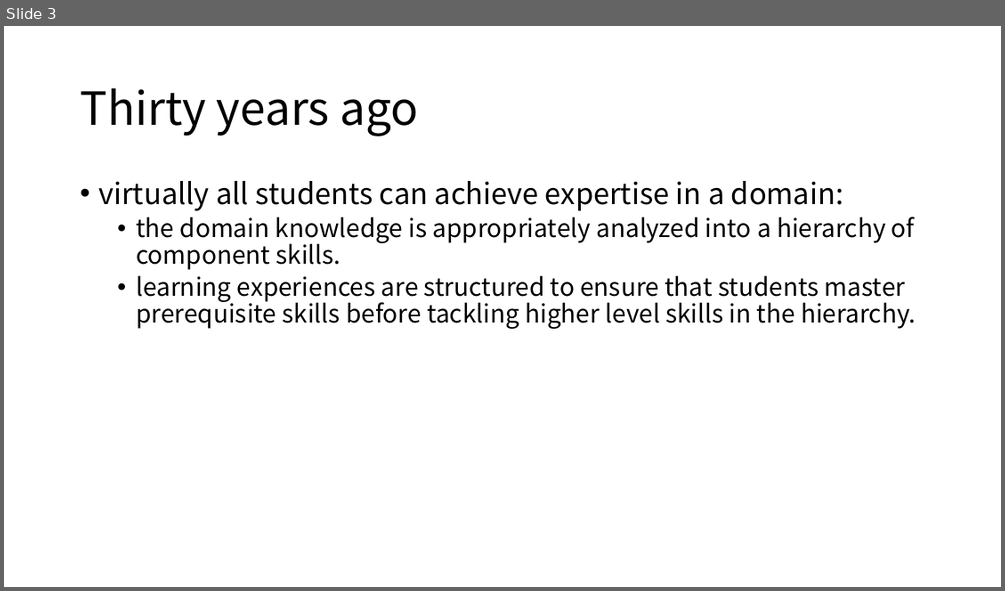
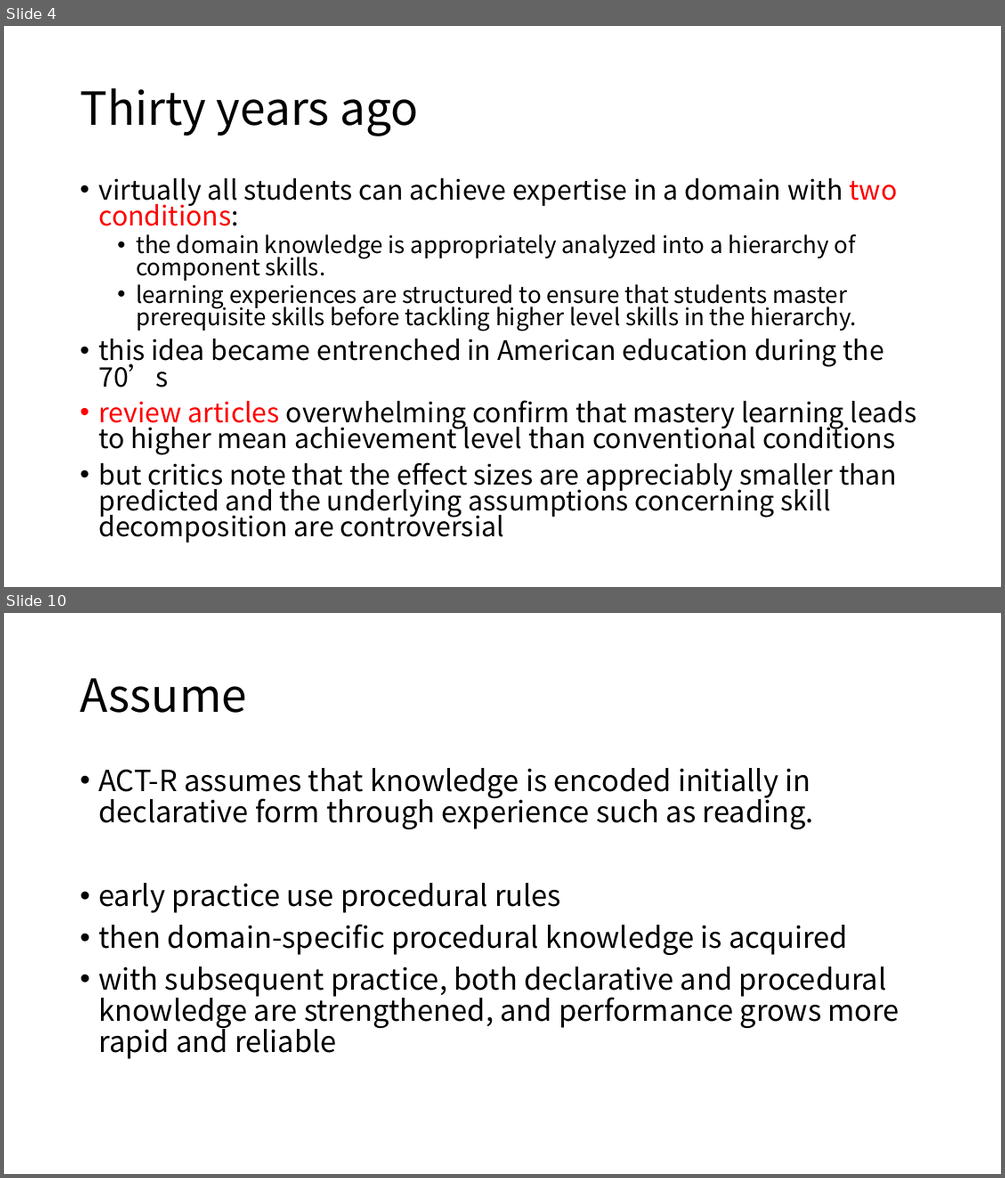
Before and after one commit to cloudspurs/klz, a slide deck: computer_science/statistics/model/hmm/bkt/papers/knowledge_tracing_modeling_the_acquisition_of_procedural_knowledge.pptx. Shown one above the other, each under a label of ours: slide 3 before the commit, slides 4 and 10 after it; the slides between them are not shown. The pictures are 1005x591 and 1005x1178 pixels, drawn with LibreOffice and Linux fonts; fonts in the diff are those of the drawing. Boxes give left, top, right and bottom in pixels: in the first picture for what was removed or moved away, otherwise in the second. Text is boxed around its words. In the diff, an @@ line names an element or a change of style, - is before the commit and + after.

```diff
--- a/computer_science/statistics/model/hmm/bkt/papers/knowledge_tracing_modeling_the_acquisition_of_procedural_knowledge.pptx
+++ b/computer_science/statistics/model/hmm/bkt/papers/knowledge_tracing_modeling_the_acquisition_of_procedural_knowledge.pptx
@@ slide 10 added at <box>4,613,1001,1174</box>, background #FFFFFF @@
@@ title added at <box>80,678,247,713</box>, 44 pt, text #000000 @@
+Assume
@@ text added at <box>98,768,899,1059</box>, 28 pt, text #000000 @@
+• ACT-R assumes that knowledge is encoded initially in declarative form through experience such as reading.
+• early practice use procedural rules
+• then domain-specific procedural knowledge is acquired
+• with subsequent practice, both declarative and procedural knowledge are strengthened, and performance grows more rapid and reliable
@@ what was slide 3 is now slide 4 @@
@@ slide 4 changed as well @@
@@ text at <box>98,178,898,226</box>: text changed; size 28 to 25.9 pt @@
-• virtually all students can achieve expertise in a domain:
+• virtually all students can achieve expertise in a domain with two conditions:
@@ text at <box>136,234,857,330</box>: size 24 to 22.2 pt in "the domain knowledge is appropriately analyzed into ...", "learning experiences are structured to ensure that ..."; line spacing 0.9 to 0.8 @@
@@ text at <box>98,338,917,542</box>: paragraphs added @@
+• this idea became entrenched in American education during the 70’s
+• review articles overwhelming confirm that mastery learning leads to higher mean achievement level than conventional conditions
+• but critics note that the effect sizes are appreciably smaller than predicted and the underlying assumptions concerning skill decomposition are controversial
```
Also in this commit, not shown: 5 other slides changed, 34 other slides added, 4 other files.
